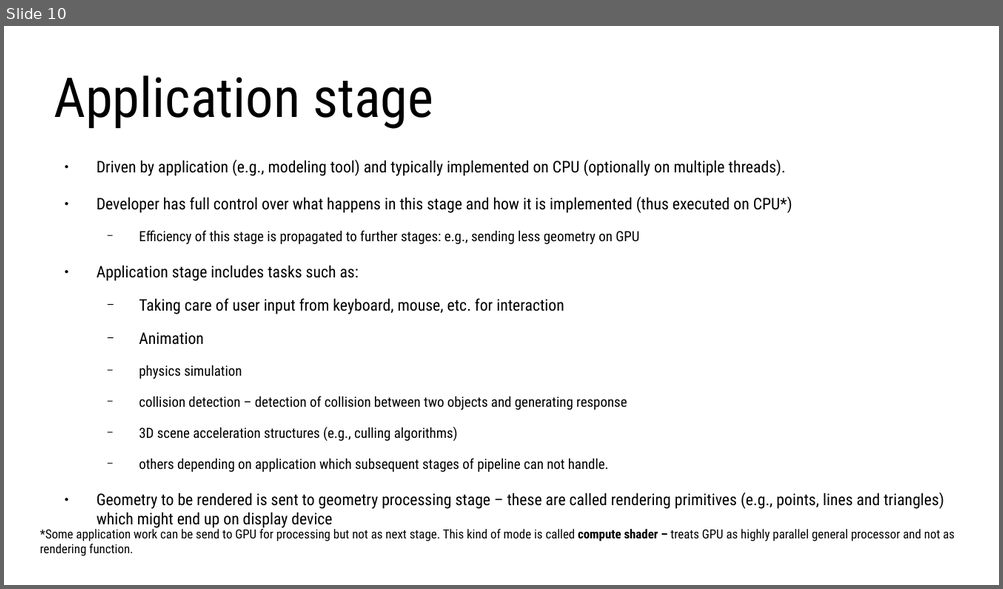
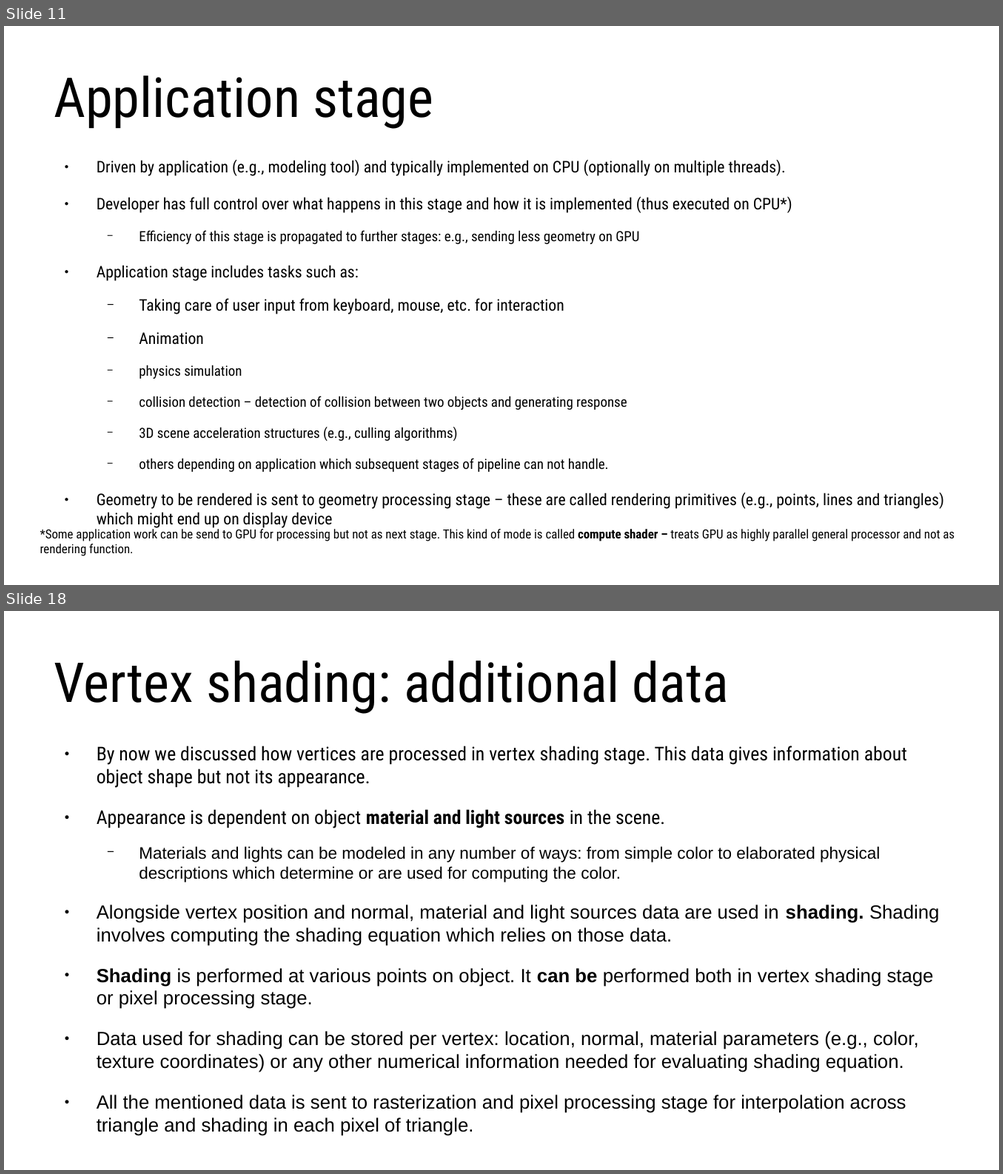
Before and after one commit to lorentzo/IntroductionToComputerGraphics, a slide deck: lectures/4_foundations_rendering/4_3_rasterization.odp. Shown one above the other, each under a label of ours: slide 10 before the commit, slides 11 and 18 after it; the slides between them are not shown. The pictures are 1003x589 and 1003x1174 pixels, drawn with LibreOffice and Linux fonts; fonts in the diff are those of the drawing. Boxes give left, top, right and bottom in pixels: in the first picture for what was removed or moved away, otherwise in the second. Text is boxed around its words. In the diff, an @@ line names an element or a change of style, - is before the commit and + after.

Commit message:
rasterization, graphics pipeline

```diff
--- a/lectures/4_foundations_rendering/4_3_rasterization.odp
+++ b/lectures/4_foundations_rendering/4_3_rasterization.odp
@@ slide 18 added at <box>4,611,999,1170</box>, background #FFFFFF @@
@@ title added at <box>54,661,728,714</box>, 44 pt, text #000000 @@
+Vertex shading: additional data
@@ text added at <box>96,746,939,1136</box>, 15.2 pt, text #000000 @@
+● By now we discussed how vertices are processed in vertex shading stage. This data gives information about object shape but not its appearance.
+● Appearance is dependent on object material and light sources in the scene.
+  − Materials and lights can be modeled in any number of ways: from simple color to elaborated physical descriptions which determine or are used for computing the color.
+● Alongside vertex position and normal, material and light sources data are used in shading. Shading involves computing the shading equation which relies on those data.
+● Shading is performed at various points on object. It can be performed both in vertex shading stage or pixel processing stage.
+● Data used for shading can be stored per vertex: location, normal, material parameters (e.g., color, texture coordinates) or any other numerical information needed for evaluating shading equation.
+● All the mentioned data is sent to rasterization and pixel processing stage for interpolation across triangle and shading in each pixel of triangle.
@@ what was slide 10 is now slide 11 @@
```
Also in this commit, not shown: 5 slides changed, 16 other slides added, 1 other file.
